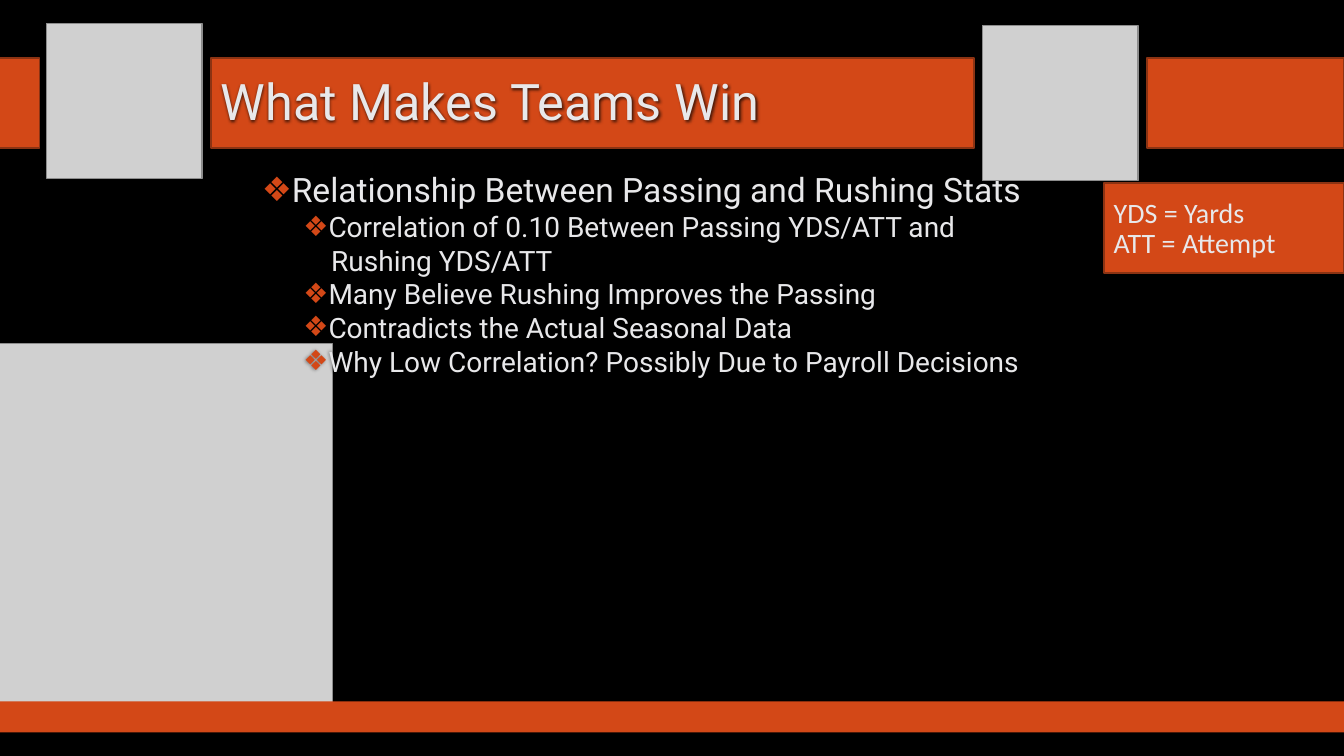
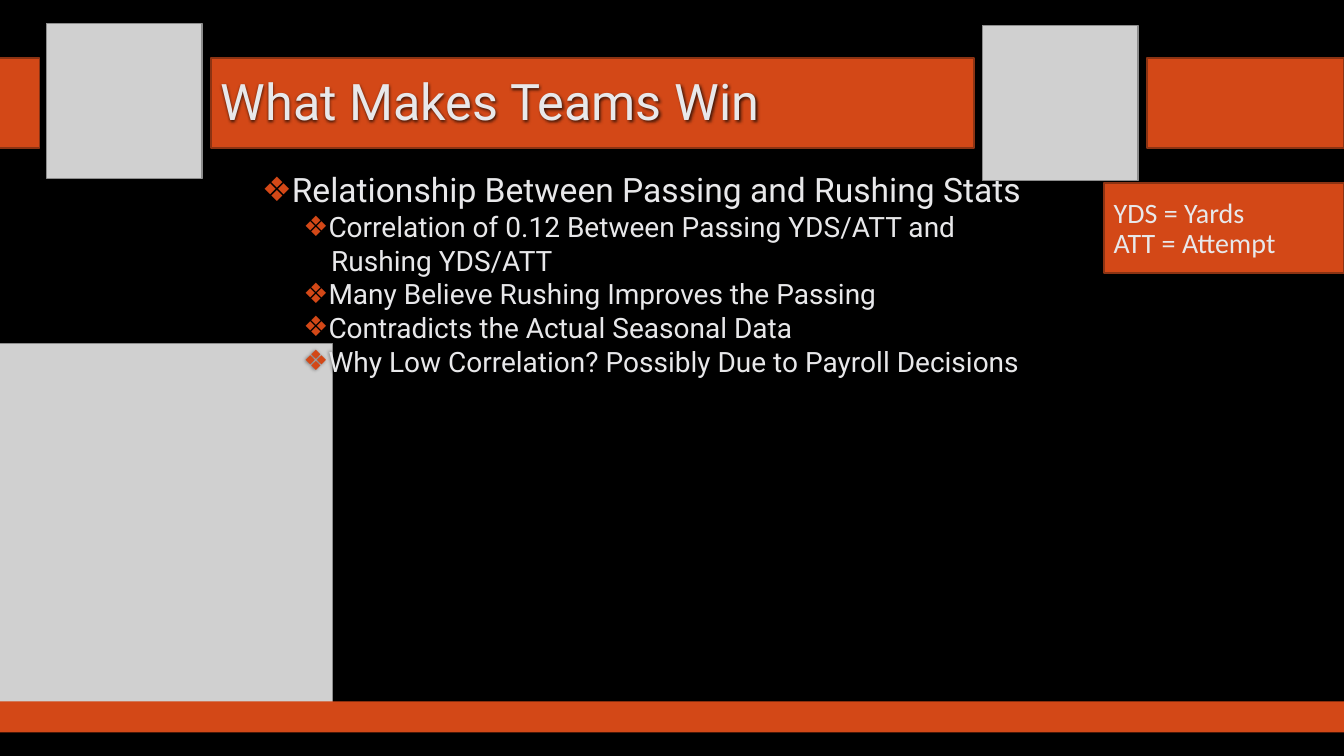
Before and after one commit to SuperMarioGiacomazzo/STOR538_WEBSITE, a slide deck: slide 9 of Slides/Football 1/Footballl_1_Lecture.pptx. Drawn at 1344x756 pixels with LibreOffice and Linux fonts; fonts in the diff are those of the drawing; grey boxes stand for pictures; background and template pictures are left out. Boxes give left, top, right and bottom in pixels: in the first picture for what was removed or moved away, otherwise in the second. Text is boxed around its words. In the diff, an @@ line names an element or a change of style, - is before the commit and + after.

```diff
--- a/Slides/Football 1/Footballl_1_Lecture.pptx
+++ b/Slides/Football 1/Footballl_1_Lecture.pptx
@@ text at (329, 215, 955, 243): text changed @@
-  ❖ Correlation of 0.10 Between Passing YDS/ATT and
+  ❖ Correlation of 0.12 Between Passing YDS/ATT and
```
Also in this commit, not shown: 3 other slides changed, 1 other file.
